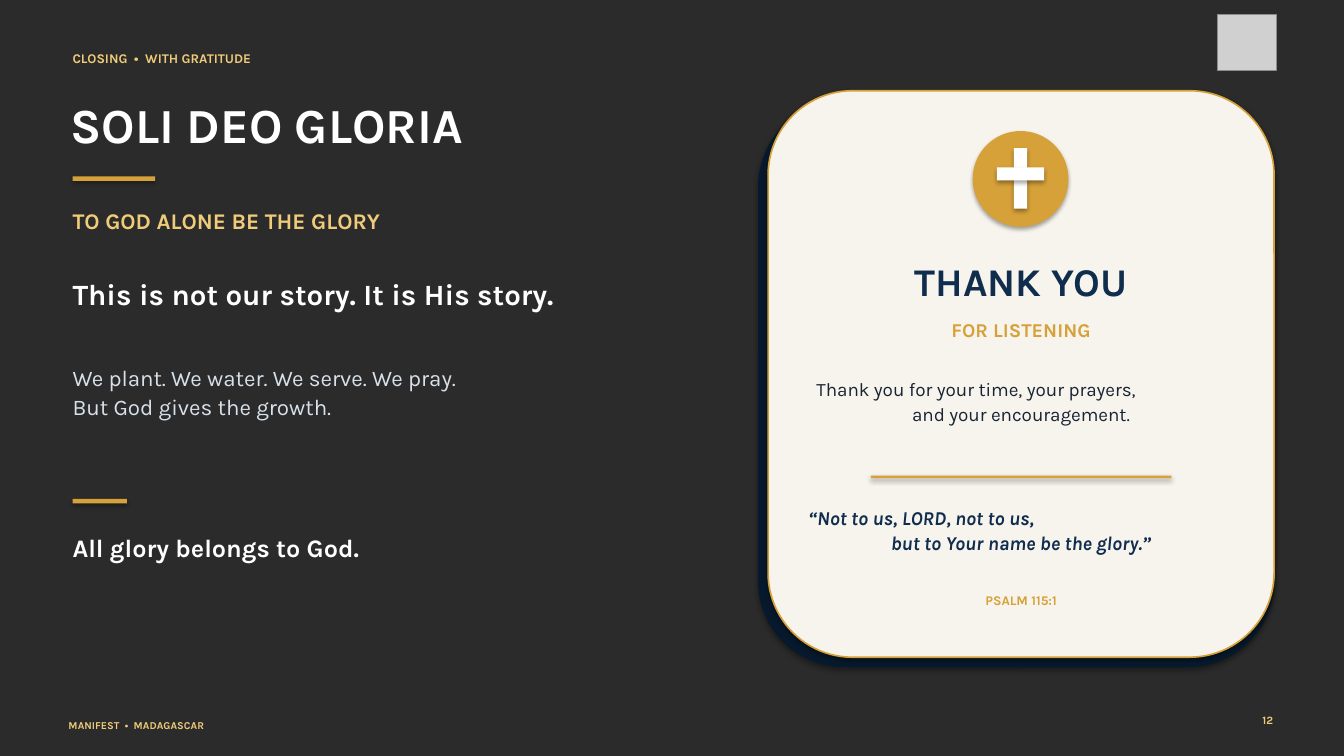
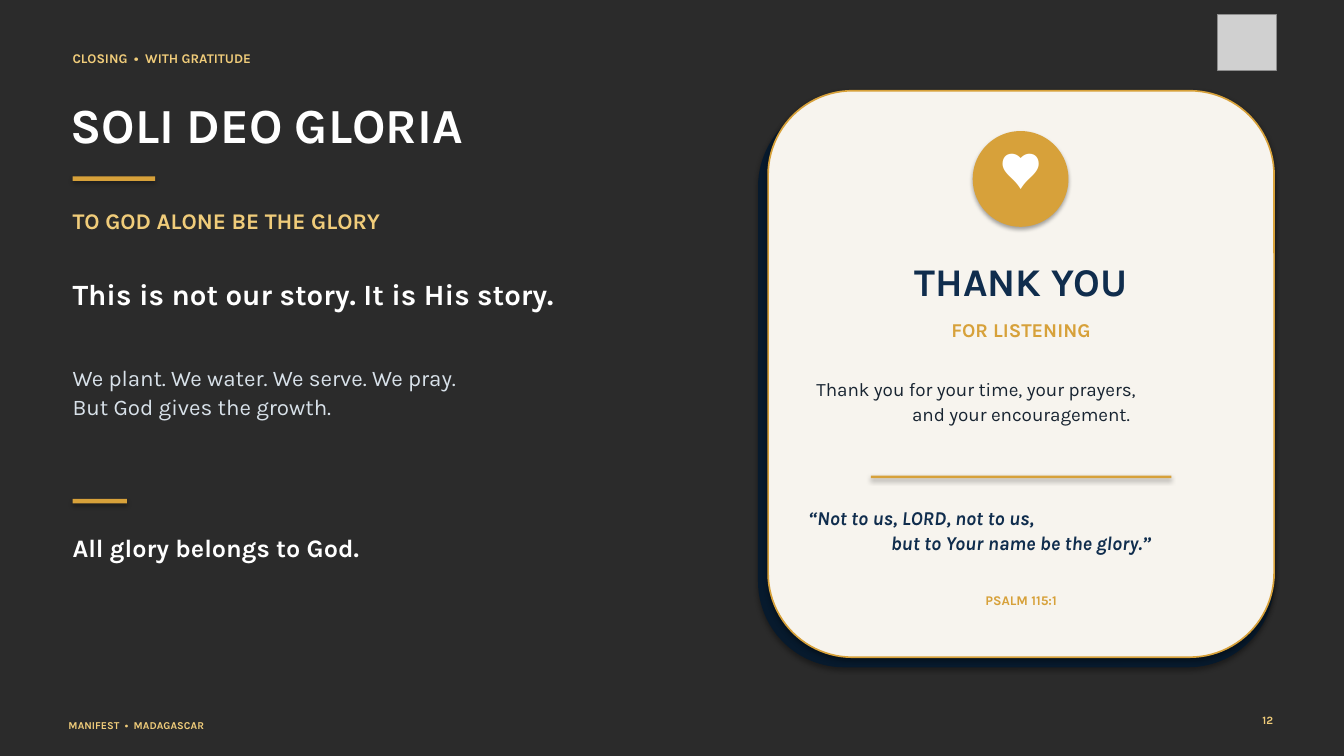
Before and after one commit to tianabizna-ctrl/MANIFEST-WEBSITE, a slide deck: slide 12 of POWER POINT MANIFEST-ELYSE.pptx. Drawn at 1344x756 pixels with LibreOffice and Linux fonts; fonts in the diff are those of the drawing; grey boxes stand for pictures; background and template pictures are left out; a plain dark background stands for a picture behind light text. Boxes give left, top, right and bottom in pixels: in the first picture for what was removed or moved away, otherwise in the second. Text is boxed around its words. In the diff, an @@ line names an element or a change of style, - is before the commit and + after.

Commit message:
Replace closing cross with gratitude symbol

```diff
--- a/POWER POINT MANIFEST-ELYSE.pptx
+++ b/POWER POINT MANIFEST-ELYSE.pptx
@@ text added at <box>973,144,1069,190</box>, 28 pt, text #FFFFFF, bold @@
+♥
@@ rectangle removed at <box>1014,148,1027,209</box> @@
@@ rectangle removed at <box>997,167,1045,180</box> @@
```
